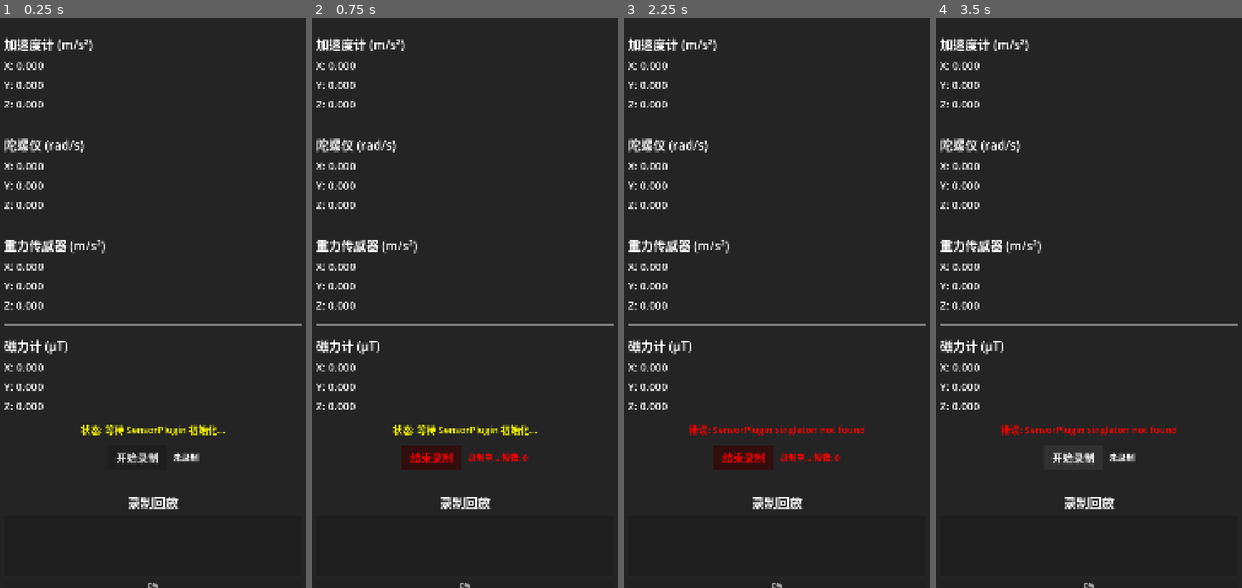
Above: before the commit, frames 1-4 (left to right).
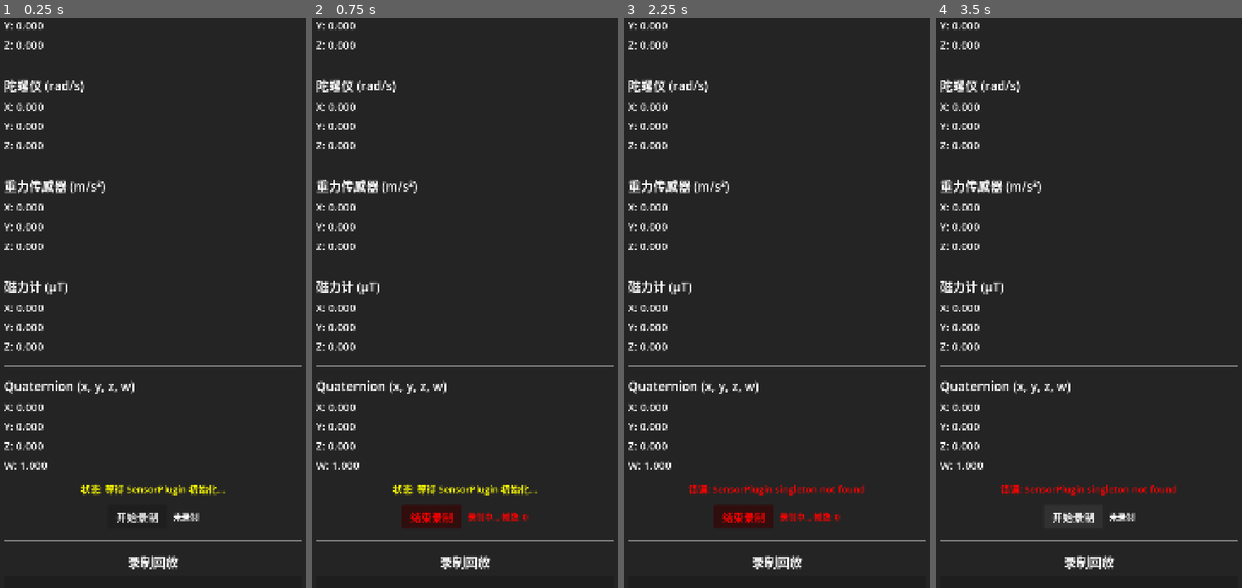
Above: after the commit, the same moments.

Repository: seekerzz/godot-client
Game: Godot game, scene res://main.tscn
Two runs of this game, one before a commit and one after it. Both use one fixed random seed, a clock stepped at 60 frames per second and the inputs below.
Inputs:
- Up to frame 1 (0.25 s): no input
- Up to frame 2 (0.75 s): click "开始录制" at 0.5 s
- Up to frame 3 (2.25 s): click "结束录制" at 1.25 s; click "开始录制" at 2 s
- Up to frame 4 (3.5 s): click "结束录制" at 2.75 s

The runs differ from the first frame. In frame 1, 7.4% of the frame differs, in the area x 1-99%, y 0-100%; in frame 2, 7.7%; in frame 3, 7.7%; in frame 4, 7.5%.

Commit message:
Add quaternion display UI and wire SensorPlugin quaternion updates

Diff:
--- a/main.tscn
+++ b/main.tscn
@@ -167,6 +167,44 @@
 theme_override_font_sizes/font_size = 36
 text = "Z: 0.000"
 
+[node name="HSeparatorQuat" type="HSeparator" parent="VBoxContainer"]
+layout_mode = 2
+theme_override_constants/separation = 20
+
+[node name="QuaternionSection" type="VBoxContainer" parent="VBoxContainer"]
+layout_mode = 2
+theme_override_constants/separation = 15
+
+[node name="QuaternionTitle" type="Label" parent="VBoxContainer/QuaternionSection"]
+layout_mode = 2
+theme_override_font_sizes/font_size = 42
+text = "Quaternion (x, y, z, w)"
+color = Color(0.7, 0.9, 1, 1)
+
+[node name="QuatX" type="Label" parent="VBoxContainer/QuaternionSection"]
+unique_name_in_owner = true
+layout_mode = 2
+theme_override_font_sizes/font_size = 36
+text = "X: 0.000"
+
+[node name="QuatY" type="Label" parent="VBoxContainer/QuaternionSection"]
+unique_name_in_owner = true
+layout_mode = 2
+theme_override_font_sizes/font_size = 36
+text = "Y: 0.000"
+
+[node name="QuatZ" type="Label" parent="VBoxContainer/QuaternionSection"]
+unique_name_in_owner = true
+layout_mode = 2
+theme_override_font_sizes/font_size = 36
+text = "Z: 0.000"
+
+[node name="QuatW" type="Label" parent="VBoxContainer/QuaternionSection"]
+unique_name_in_owner = true
+layout_mode = 2
+theme_override_font_sizes/font_size = 36
+text = "W: 1.000"
+
 [node name="StatusLabel" type="Label" parent="VBoxContainer"]
 unique_name_in_owner = true
 layout_mode = 2
--- a/sensor_sender.gd
+++ b/sensor_sender.gd
@@ -22,6 +22,11 @@
 @onready var magneto_x: Label = %MagnetoX
 @onready var magneto_y: Label = %MagnetoY
 @onready var magneto_z: Label = %MagnetoZ
+
+@onready var quat_x: Label = %QuatX
+@onready var quat_y: Label = %QuatY
+@onready var quat_z: Label = %QuatZ
+@onready var quat_w: Label = %QuatW
 
 @onready var status_label: Label = %StatusLabel
 
@@ -171,7 +176,7 @@
 	var quat = Quaternion(raw_quat[0], raw_quat[1], raw_quat[2], raw_quat[3])
 
 	# 更新显示
-	update_display(accel, gyro, gravity, magneto)
+	update_display(accel, gyro, gravity, magneto, quat)
 
 	# 定时发送数据
 	send_timer += delta
@@ -189,7 +194,7 @@
 				status_label.text = "状态: 正常发送数据"
 				status_label.modulate = Color.GREEN
 
-func update_display(accel: Vector3, gyro: Vector3, gravity: Vector3, magneto: Vector3):
+func update_display(accel: Vector3, gyro: Vector3, gravity: Vector3, magneto: Vector3, quat: Quaternion):
 	accel_x.text = "X: %.3f" % accel.x
 	accel_y.text = "Y: %.3f" % accel.y
 	accel_z.text = "Z: %.3f" % accel.z
@@ -205,6 +210,11 @@
 	magneto_x.text = "X: %.3f" % magneto.x
 	magneto_y.text = "Y: %.3f" % magneto.y
 	magneto_z.text = "Z: %.3f" % magneto.z
+
+	quat_x.text = "X: %.4f" % quat.x
+	quat_y.text = "Y: %.4f" % quat.y
+	quat_z.text = "Z: %.4f" % quat.z
+	quat_w.text = "W: %.4f" % quat.w
 
 func send_sensor_data(accel: Vector3, gyro: Vector3, gravity: Vector3, magneto: Vector3, quat: Quaternion):
 	var data = {
